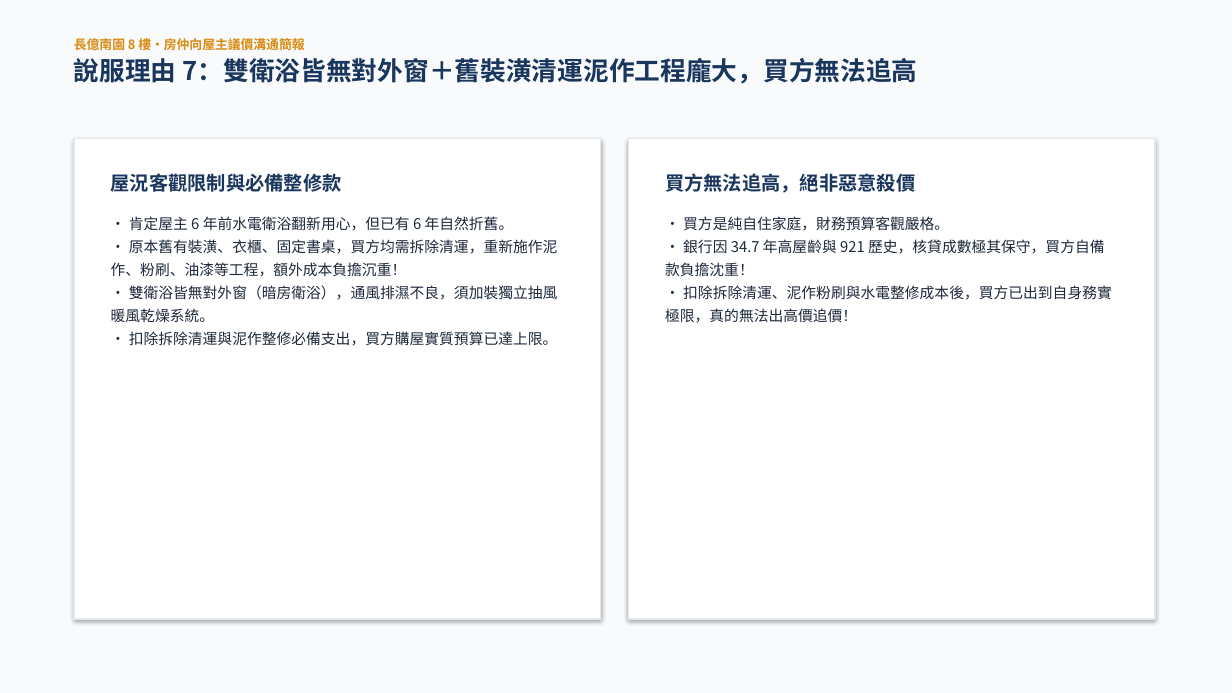
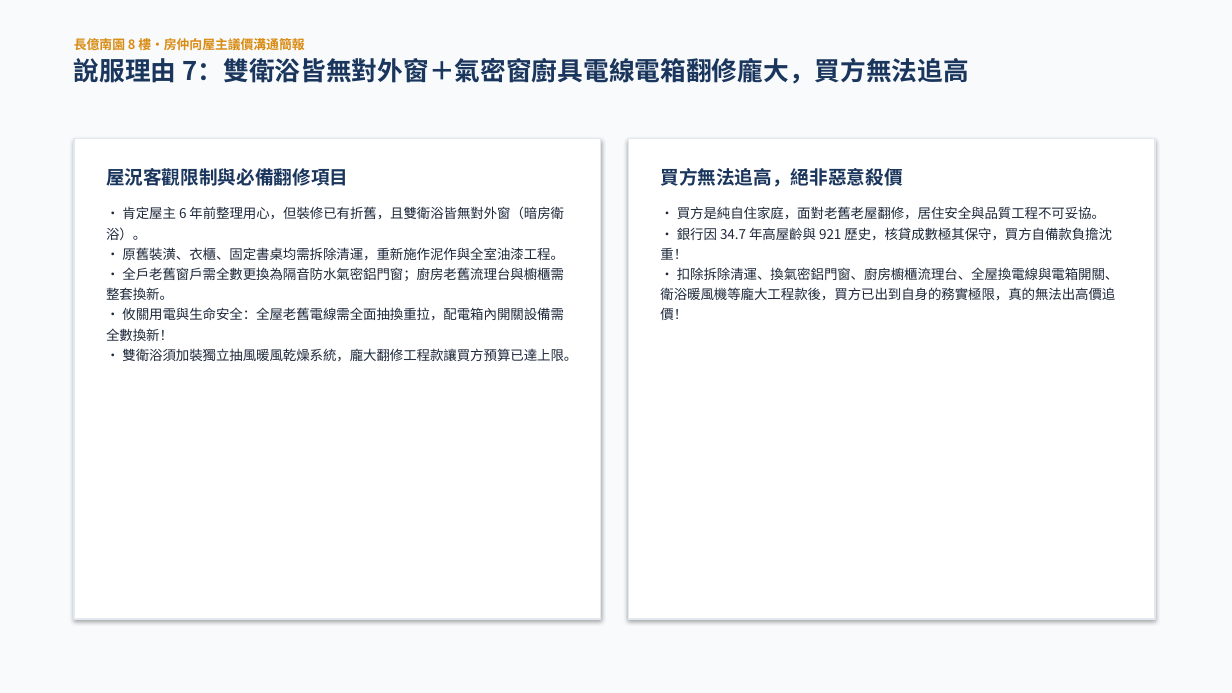
Before and after one commit to derekhcw168/taichung-house-hunting, a slide deck: slide 14 of 長億南園8樓/長億南園8樓_房仲向屋主議價溝通簡報.pptx. Drawn at 1232x693 pixels with LibreOffice and Linux fonts; fonts in the diff are those of the drawing. Boxes give left, top, right and bottom in pixels: in the first picture for what was removed or moved away, otherwise in the second. Text is boxed around its words. In the diff, an @@ line names an element or a change of style, - is before the commit and + after.

Commit message:
更新說服理由7：加入全戶氣密鋁門窗、廚房流理台櫥櫃、全屋電線抽換與總電箱開關翻修工程項目

```diff
--- a/長億南園8樓/長億南園8樓_房仲向屋主議價溝通簡報.pptx
+++ b/長億南園8樓/長億南園8樓_房仲向屋主議價溝通簡報.pptx
@@ text at <box>74,58,969,84</box>: text changed @@
-說服理由 7：雙衛浴皆無對外窗＋舊裝潢清運泥作工程龐大，買方無法追高
+說服理由 7：雙衛浴皆無對外窗＋氣密窗廚具電線電箱翻修龐大，買方無法追高
@@ text at <box>106,168,577,362</box>: text changed; size 11.5 to 10.5 pt @@
-屋況客觀限制與必備整修款
-• 肯定屋主 6 年前水電衛浴翻新用心，但已有 6 年自然折舊。
-• 原本舊有裝潢、衣櫃、固定書桌，買方均需拆除清運，重新施作泥作、粉刷、油漆等工程，額外成本負擔沉重！
-• 雙衛浴皆無對外窗（暗房衛浴），通風排濕不良，須加裝獨立抽風暖風乾燥系統。
-• 扣除拆除清運與泥作整修必備支出，買方購屋實質預算已達上限。
+屋況客觀限制與必備翻修項目
+• 肯定屋主 6 年前整理用心，但裝修已有折舊，且雙衛浴皆無對外窗（暗房衛浴）。
+• 原舊裝潢、衣櫃、固定書桌均需拆除清運，重新施作泥作與全室油漆工程。
+• 全戶老舊窗戶需全數更換為隔音防水氣密鋁門窗；廚房老舊流理台與櫥櫃需整套換新。
+• 攸關用電與生命安全：全屋老舊電線需全面抽換重拉，配電箱內開關設備需全數換新！
+• 雙衛浴須加裝獨立抽風暖風乾燥系統，龐大翻修工程款讓買方預算已達上限。
@@ text at <box>660,168,902,187</box>: size 15 to 14.5 pt in "買方無法追高，絕非惡意殺價" @@
@@ text at <box>660,206,1119,320</box>: text changed; size 11.5 to 10.5 pt @@
-• 買方是純自住家庭，財務預算客觀嚴格。
-• 銀行因 34.7 年高屋齡與 921 歷史，核貸成數極其保守，買方自備款負擔沈重！
-• 扣除拆除清運、泥作粉刷與水電整修成本後，買方已出到自身務實極限，真的無法出高價追價！
+• 買方是純自住家庭，面對老舊老屋翻修，居住安全與品質工程不可妥協。
+• 銀行因 34.7 年高屋齡與 921 歷史，核貸成數極其保守，買方自備款負擔沈重！
+• 扣除拆除清運、換氣密鋁門窗、廚房櫥櫃流理台、全屋換電線與電箱開關、衛浴暖風機等龐大工程款後，買方已出到自身的務實極限，真的無法出高價追價！
```
Also in this commit, not shown: 8 other files.
